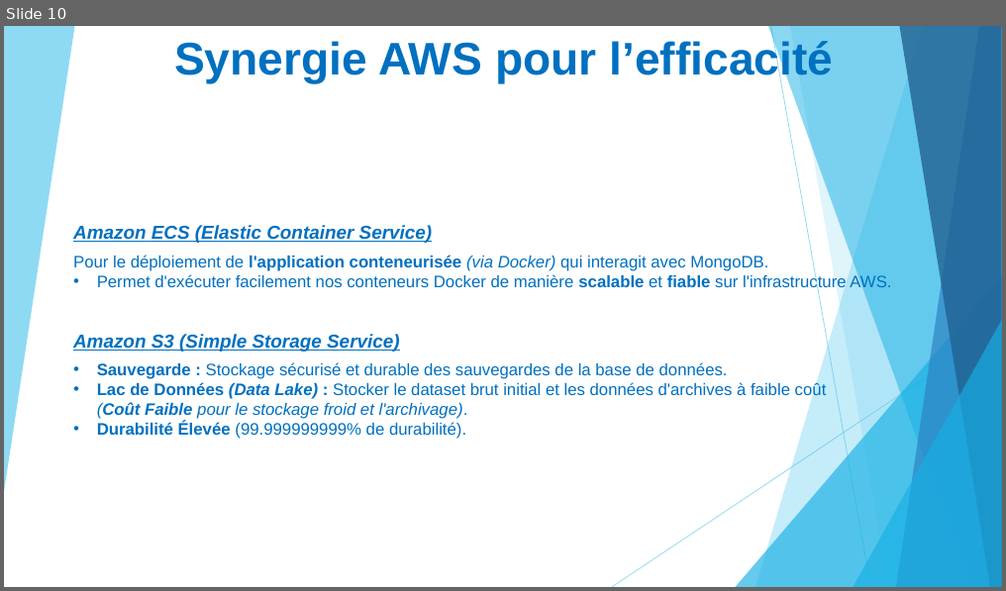
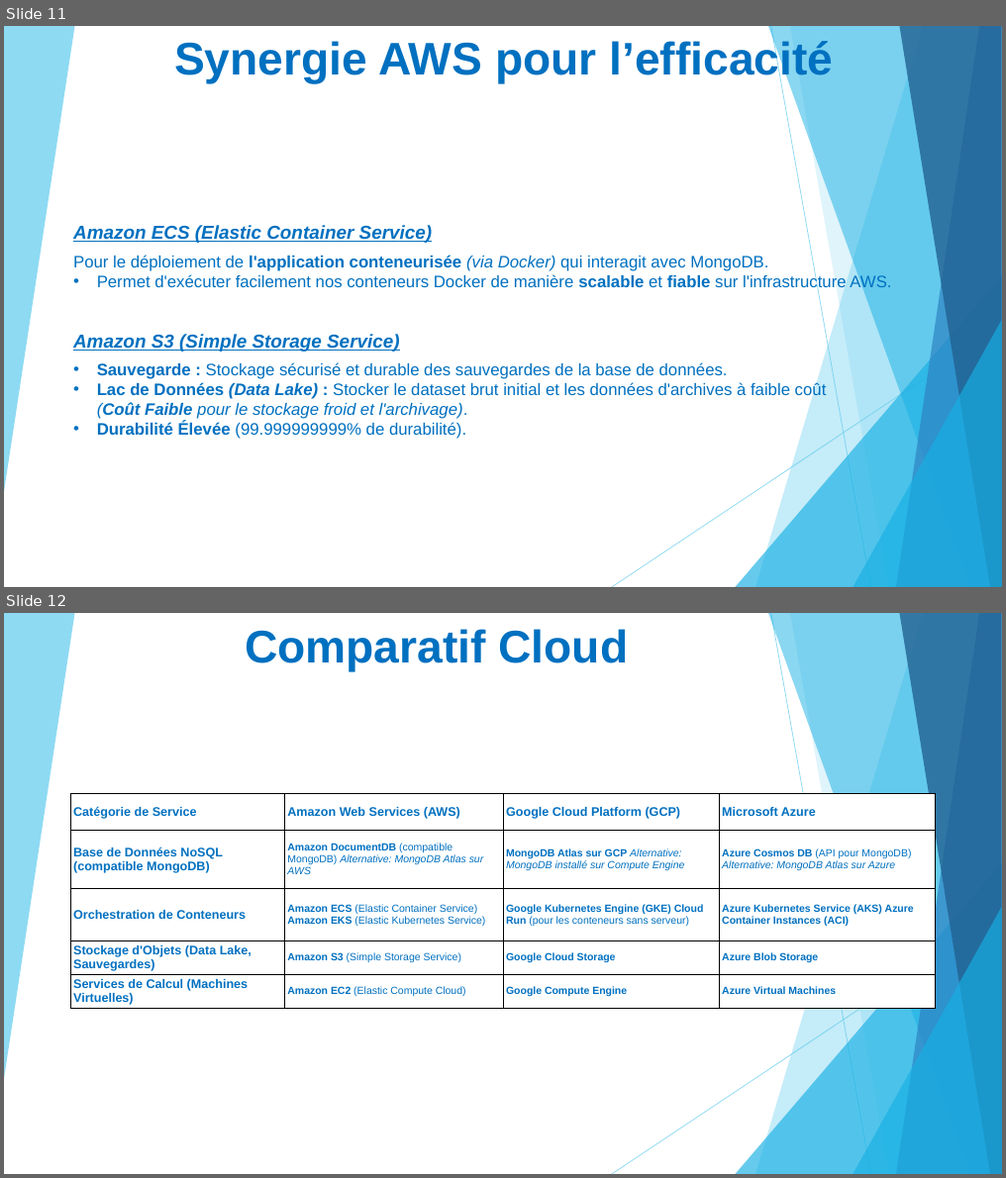
Before and after one commit to merais/formation, a slide deck: P5_Maintenez_et_documentez_un_systeme_de_stockage_des_donnees_securise_et_performant_bailleul_aymeric/_projet/_docs/ABAI_P5_03_presentation.pptx. Shown one above the other, each under a label of ours: slide 10 before the commit, slides 11 and 12 after it. The pictures are 1006x591 and 1006x1178 pixels, drawn with LibreOffice and Linux fonts; fonts in the diff are those of the drawing. Boxes give left, top, right and bottom in pixels: in the first picture for what was removed or moved away, otherwise in the second. Text is boxed around its words. In the diff, an @@ line names an element or a change of style, - is before the commit and + after.

Commit message:
docs(P5): Mise à jour documentation projet
- Mise à jour README.md
- Mise à jour logbook (ABAI_P5_00_logbook.md)
- Mise à jour présentation (ABAI_P5_03_presentation.pptx)

```diff
--- a/P5_Maintenez_et_documentez_un_systeme_de_stockage_des_donnees_securise_et_performant_bailleul_aymeric/_projet/_docs/ABAI_P5_03_presentation.pptx
+++ b/P5_Maintenez_et_documentez_un_systeme_de_stockage_des_donnees_securise_et_performant_bailleul_aymeric/_projet/_docs/ABAI_P5_03_presentation.pptx
@@ slide 12 added at <box>4,613,1002,1174</box>, background #FFFFFF; not listed: 10 template elements that a slide beside it also shows @@
@@ text added at <box>245,629,629,672</box>, 44 pt, text #0070C0, bold @@
+Comparatif Cloud
@@ table added at <box>70,793,936,1009</box>, 5 rows, 4 columns @@
+Catégorie de Service | Amazon Web Services (AWS) | Google Cloud Platform (GCP) | Microsoft Azure
+Base de Données NoSQL (compatible MongoDB) | Amazon DocumentDB (compatible MongoDB) Alternative: MongoDB Atlas sur AWS | MongoDB Atlas sur GCP Alternative: MongoDB installé sur Compute Engine | Azure Cosmos DB (API pour MongoDB) Alternative: MongoDB Atlas sur Azure
+Orchestration de Conteneurs | Amazon ECS (Elastic Container Service) Amazon EKS (Elastic Kubernetes Service) | Google Kubernetes Engine (GKE) Cloud Run (pour les conteneurs sans serveur) | Azure Kubernetes Service (AKS) Azure Container Instances (ACI)
+Stockage d'Objets (Data Lake, Sauvegardes) | Amazon S3 (Simple Storage Service) | Google Cloud Storage | Azure Blob Storage
+Services de Calcul (Machines Virtuelles) | Amazon EC2 (Elastic Compute Cloud) | Google Compute Engine | Azure Virtual Machines
@@ what was slide 10 is now slide 11 @@
```
Also in this commit, not shown: 2 slides changed, 1 other slide added, 2 other files.
